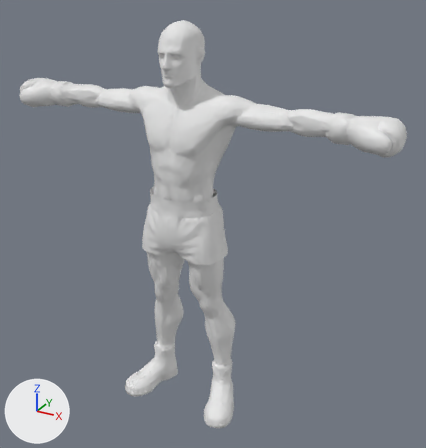
An edit to the glTF model public/fighter/boxer_m5.glb, drawn before and after from the same camera.
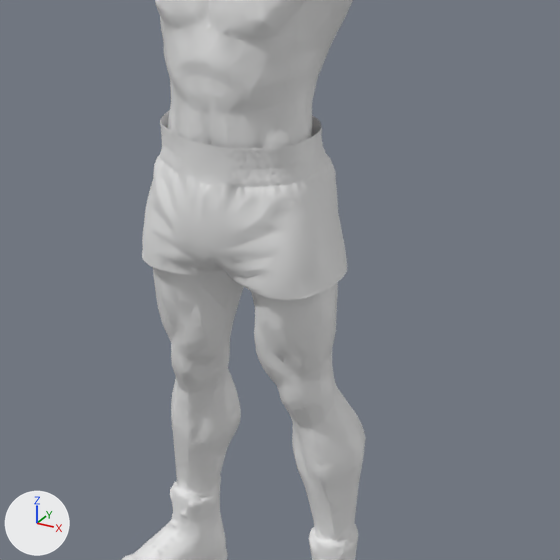
There are two pictures of each version: one whole from a camera (50 mm lens) standing at (1.287, -2.066, 2.0) and looking at (0.107, 0.079, 0.927), one close up on the part from 20% to 74% of the width and 31% to 83% of the height. The lights are fixed; the arrows at lower left show +X, +Y and +Z. The older version's two pictures come first. Vertices at exactly the same position are counted once.

Before the edit, the objects in view are built like this:
```python
me_mesh_0 = bpy.data.meshes.new('Mesh_0')
me_mesh_0.from_pydata(...)  # 21152 vertices, 41894 faces; spans x -0.66..0.66, y -0.17..0.17, z 0.0..1.8
me_mesh_0.materials.append(mat_meshy)  # white #e7e7e7
me_trunks = bpy.data.meshes.new('trunks')
me_trunks.from_pydata(...)  # 3113 vertices, 5999 faces; spans x -0.202..0.201, y -0.134..0.156, z 0.81..1.09
me_trunks.materials.append(mat_trunks_t1)  # white #e7e7e7
ob_body = bpy.data.objects.new('Body', me_mesh_0)
ob_body.location = (0.0, 0.0, 0.0)
ob_trunks = bpy.data.objects.new('trunks', me_trunks)
ob_trunks.location = (0.0, 0.0, 0.0)
```
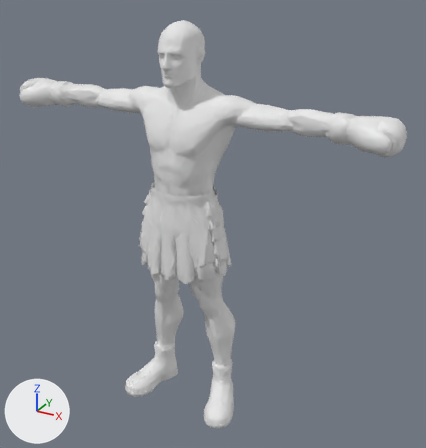
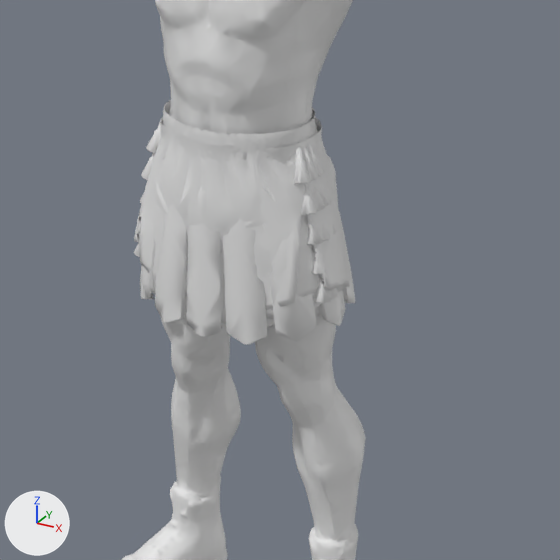
The edits, one by one:
Material 'trunks_t4' (mat_trunks_t4) is new.
Its base color is (0.8, 0.8, 0.8) (white #e7e7e7).
Material 'trunks_t3' (mat_trunks_t3) is new.
Its base color is (0.8, 0.8, 0.8) (white #e7e7e7).
Material 'trunks_t2' (mat_trunks_t2) is new.
Its base color is (0.8, 0.8, 0.8) (white #e7e7e7).
me_trunks is used by ob_trunks; location (0.0, 0.0, 0.0).
me_trunks had 3113 vertices, 5999 faces and spanned x -0.202..0.201, y -0.134..0.156, z 0.81..1.09.
me_trunks now has 3307 vertices, 5999 faces and spans x -0.203..0.201, y -0.134..0.157, z 0.79..1.09.
me_trunks part 1: 363 vertices moved from x -0.202..0.199, y -0.134..0.156, z 0.81..1.09 to x -0.203..0.2, y -0.134..0.157, z 0.812..1.09; 1039 vertices removed from x -0.202..0.201, y -0.132..0.156, z 0.81..1.09; 1233 vertices added at x -0.202..0.201, y -0.132..0.157, z 0.79..1.09.
Mesh me_trunks_t4 is new.
It has 3773 vertices, 6000 faces and spans x -0.217..0.218, y -0.133..0.15, z 0.766..1.116.
It uses material mat_trunks_t4 (white #e7e7e7).
Mesh me_trunks_t3 is new.
It has 3303 vertices, 5999 faces and spans x -0.216..0.217, y -0.13..0.147, z 0.752..1.116.
It uses material mat_trunks_t3 (white #e7e7e7).
Mesh me_trunks_t2 is new.
It has 3530 vertices, 6000 faces and spans x -0.221..0.221, y -0.151..0.182, z 0.721..1.078.
It uses material mat_trunks_t2 (white #e7e7e7).
Object 'trunks_t4' (ob_trunks_t4) is new; it shows me_trunks_t4.
Its location is (0.0, 0.0, 0.0).
Object 'trunks_t3' (ob_trunks_t3) is new; it shows me_trunks_t3.
Its location is (0.0, 0.0, 0.0).
Object 'trunks_t2' (ob_trunks_t2) is new; it shows me_trunks_t2.
Its location is (0.0, 0.0, 0.0).

Changed parts and their boxes [x1, y1, x2, y2] in the close-ups (560 x 560 px; the box of a moved part takes in the faces that stretch with it):
'trunks', reshaped (6% narrower): before [142, 110, 347, 300]; after [146, 116, 338, 297]
'trunks_t2', added: after [140, 147, 356, 345]
'trunks_t4', added: after [134, 100, 350, 310]
'trunks_t3', added: after [134, 101, 344, 319]
part 1 of me_trunks, moved or reshaped: before [142, 110, 347, 300]; after [146, 117, 323, 297]
